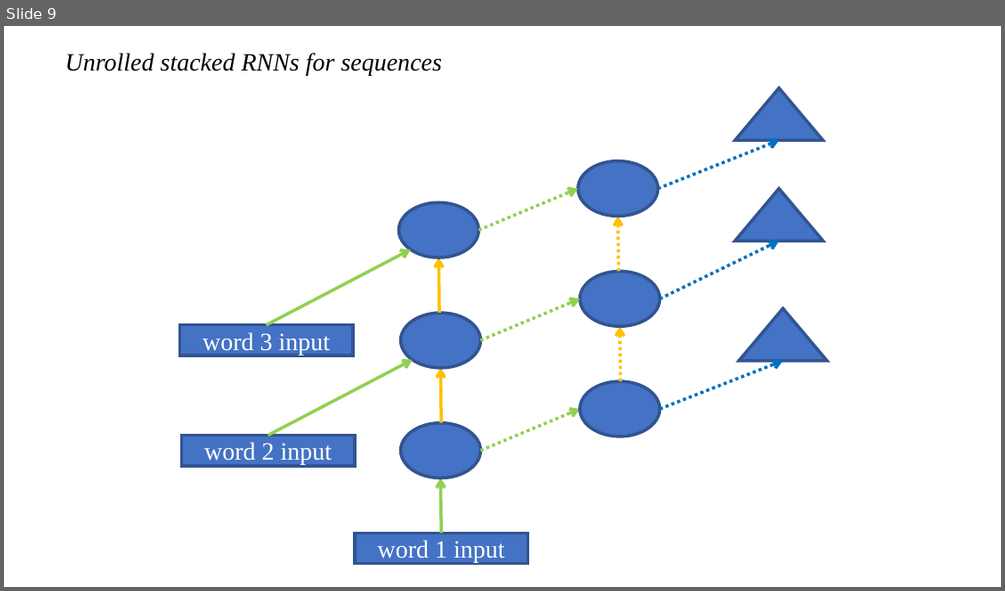
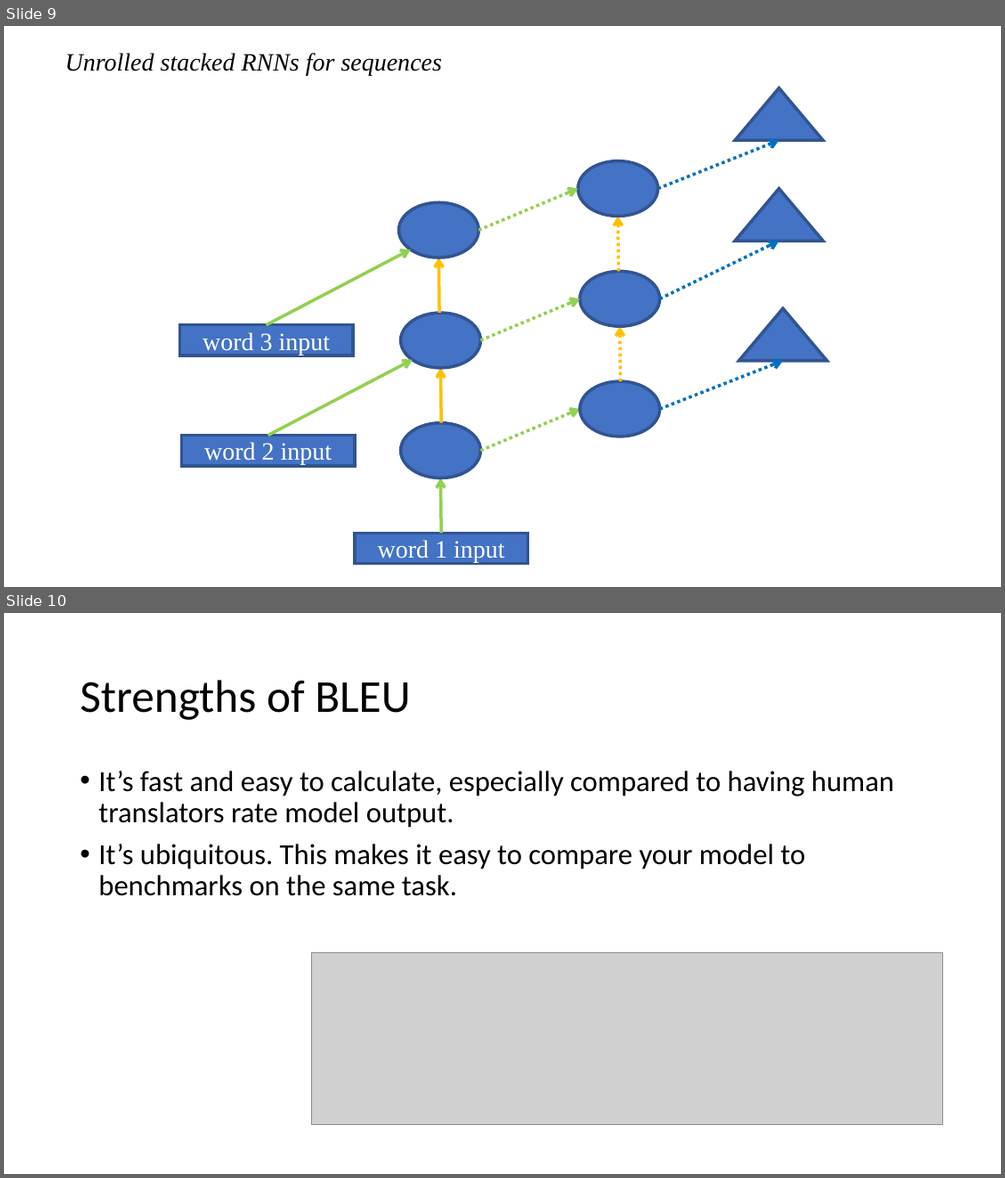
Before and after one commit to fastai/course-nlp, a slide deck: RNNs.pptx. Shown one above the other, each under a label of ours: slide 9 before the commit, slides 9 and 10 after it. The pictures are 1005x591 and 1005x1178 pixels, drawn with LibreOffice and Linux fonts; fonts in the diff are those of the drawing; grey boxes stand for pictures. Boxes give left, top, right and bottom in pixels: in the first picture for what was removed or moved away, otherwise in the second. Text is boxed around its words. In the diff, an @@ line names an element or a change of style, - is before the commit and + after.

```diff
--- a/RNNs.pptx
+++ b/RNNs.pptx
@@ slide 10 added at (x1=4, y1=613, x2=1001, y2=1174), background #FFFFFF @@
@@ title added at (x1=80, y1=680, x2=410, y2=720), 44 pt, text #000000 @@
+Strengths of BLEU
@@ text added at (x1=98, y1=771, x2=894, y2=896), 28 pt, text #000000 @@
+• It’s fast and easy to calculate, especially compared to having human translators rate model output.
+• It’s ubiquitous. This makes it easy to compare your model to benchmarks on the same task.
@@ picture added at (x1=311, y1=952, x2=942, y2=1125) @@
```
Also in this commit, not shown: 7 other slides added, 3 other files.
